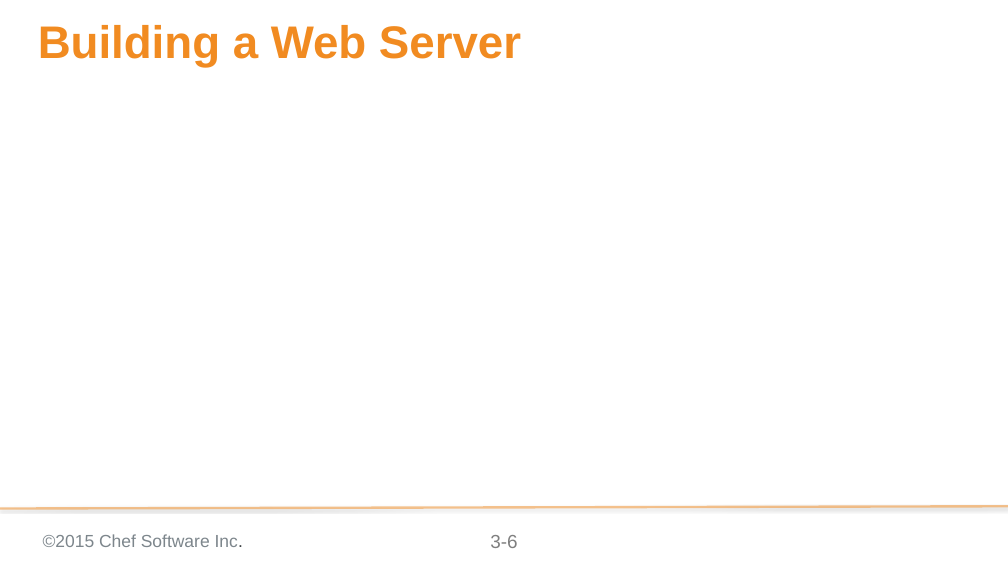
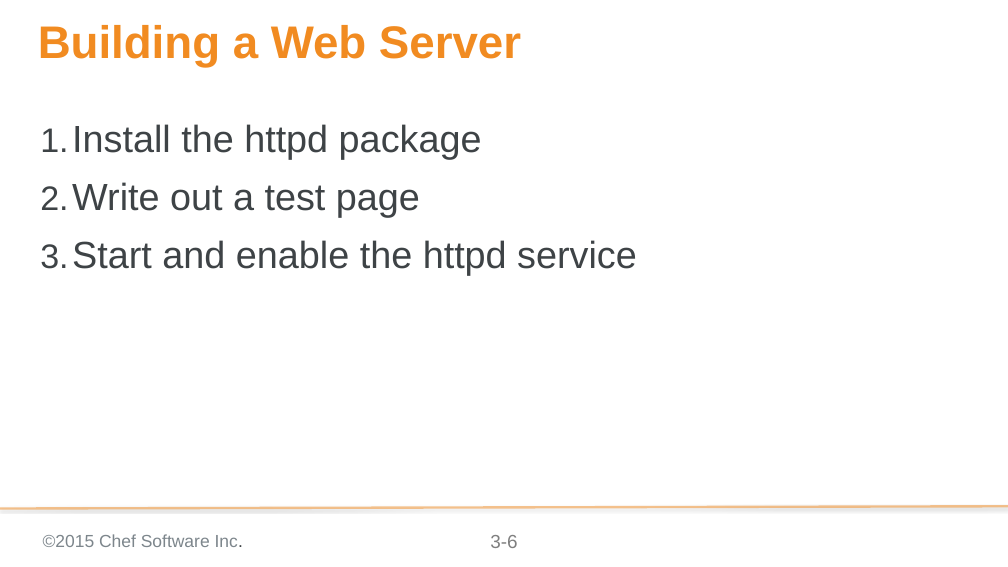
Before and after one commit to chef-training/test_driven_cookbook_development, a slide deck: slide 6 of 03-writing_a_test_first.pptx. Drawn at 1008x567 pixels with LibreOffice and Linux fonts; fonts in the diff are those of the drawing; background and template pictures are left out. Boxes give left, top, right and bottom in pixels: in the first picture for what was removed or moved away, otherwise in the second. Text is boxed around its words. In the diff, an @@ line names an element or a change of style, - is before the commit and + after.

```diff
--- a/03-writing_a_test_first.pptx
+++ b/03-writing_a_test_first.pptx
@@ text added at (72,124,637,276), 48 pt, text #3E4346 @@
+1. Install the httpd package
+2. Write out a test page
+3. Start and enable the httpd service
```
Also in this commit, not shown: 7 other slides changed, 22 slides added.
